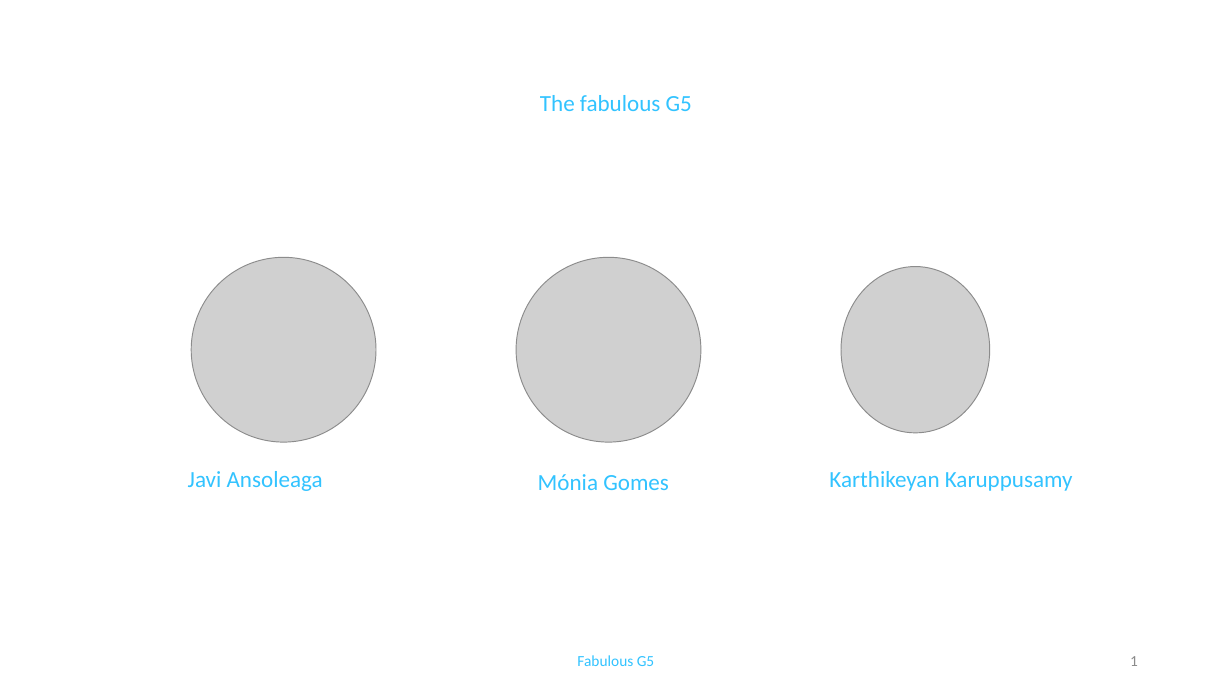
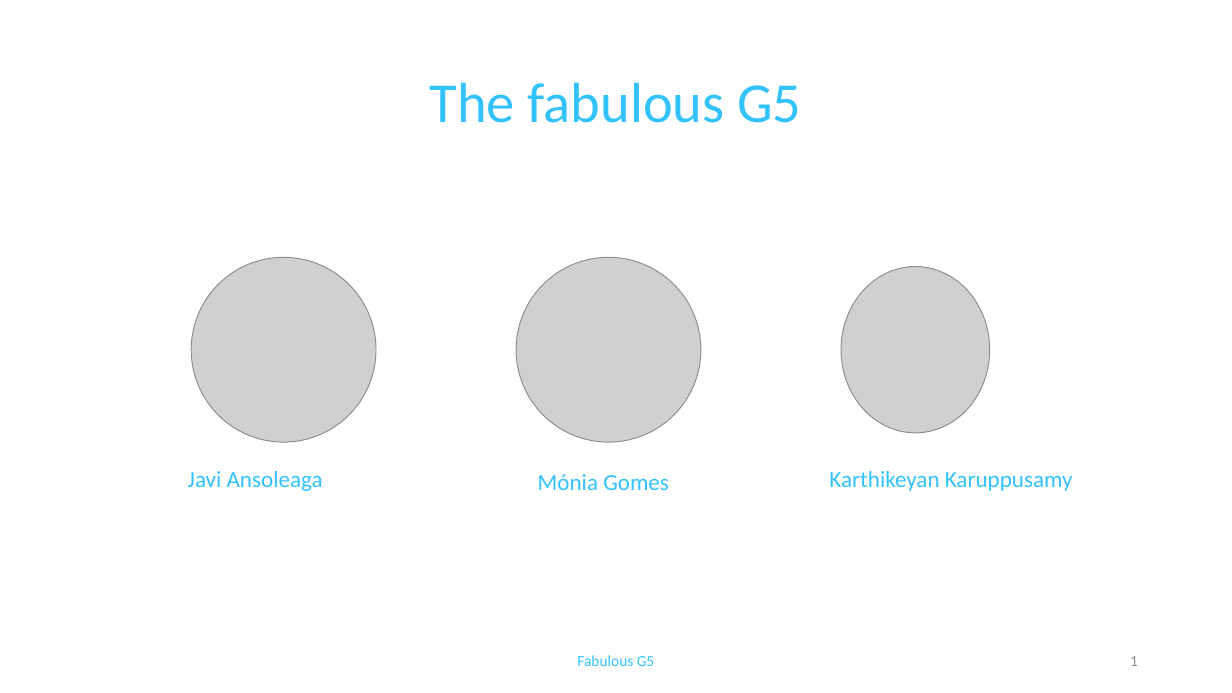
Before and after one commit to Grimngor/Project-NLP-G5, a slide deck: slide 1 of NLP Project - G5.pptx. Drawn at 1232x693 pixels with LibreOffice and Linux fonts; fonts in the diff are those of the drawing; grey boxes stand for pictures. Boxes give left, top, right and bottom in pixels: in the first picture for what was removed or moved away, otherwise in the second. Text is boxed around its words. In the diff, an @@ line names an element or a change of style, - is before the commit and + after.

```diff
--- a/NLP Project - G5.pptx
+++ b/NLP Project - G5.pptx
@@ title "The fabulous G5" at bbox=[430, 82, 801, 123]: size 18 to 44 pt @@
```
Also in this commit, not shown: 5 other slides changed, 1 slide added, 1 slide removed.
